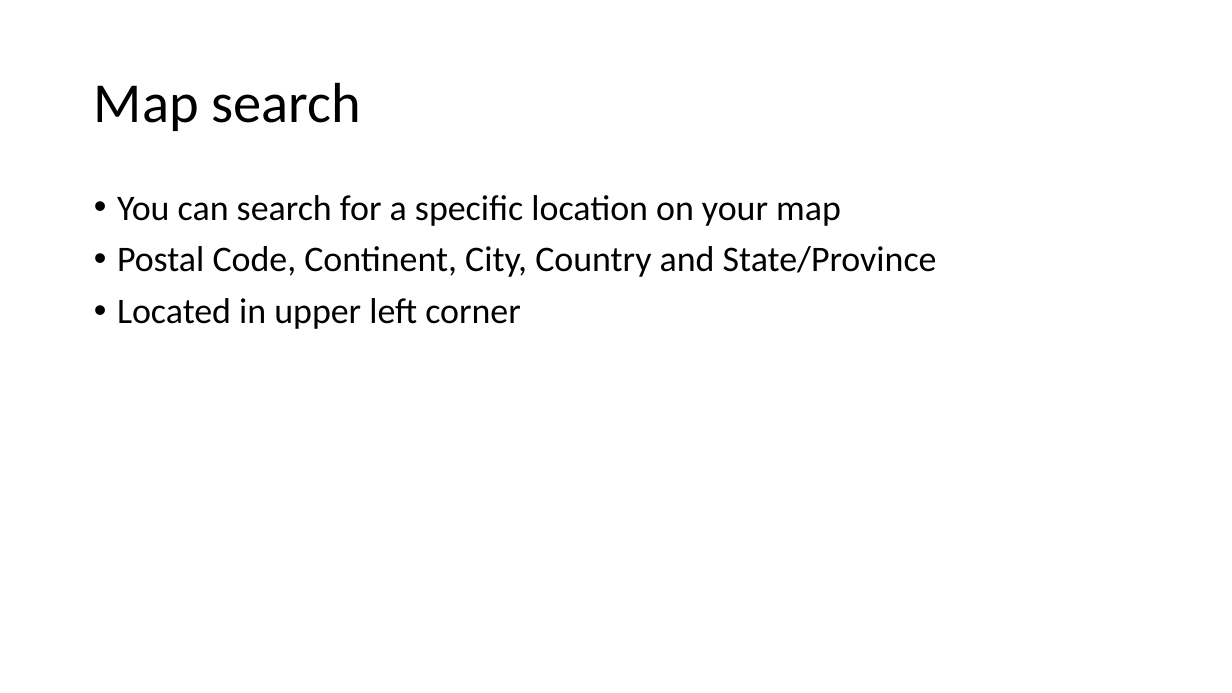
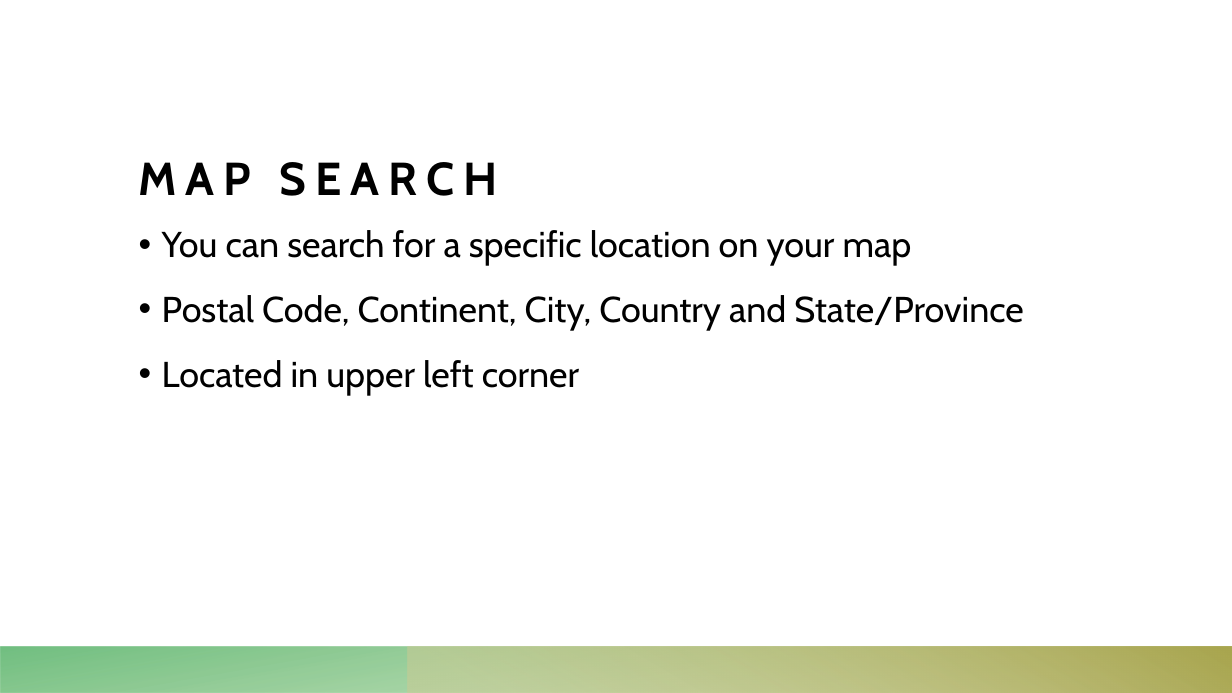
Before and after one commit to torres11991/dap-curriculum, a slide deck: slide 19 of Section09/tableauday3.pptx. Drawn at 1232x693 pixels with LibreOffice and Linux fonts; fonts in the diff are those of the drawing. Boxes give left, top, right and bottom in pixels: in the first picture for what was removed or moved away, otherwise in the second. Text is boxed around its words. In the diff, an @@ line names an element or a change of style, - is before the commit and + after.

```diff
--- a/Section09/tableauday3.pptx
+++ b/Section09/tableauday3.pptx
@@ title "MAP SEARCH" at (139, 162, 498, 196): vertical alignment middle to bottom @@
@@ title at (139, 162, 498, 196): text changed; size 44 to 36 pt; font Calibri to Cabin; bold on @@
-Map search
+MAP SEARCH
@@ text "You can search for a ...": place and size @@
-text "You can search for a ..." at (117, 195, 937, 329)
+text "You can search for a ..." at (162, 230, 1023, 396)
@@ text "You can search for a ..." at (162, 230, 1023, 396): font Calibri to Cabin; line spacing 0.9 to 1.2 @@
@@ rectangle added at (0, 647, 1232, 693), fill gradient #66B253 to #58B46B @@
@@ rectangle added at (409, 647, 1232, 693), fill gradient #CDCB94 to #A9A64F @@
```
Also in this commit, not shown: 21 other slides changed, 1 other file.
